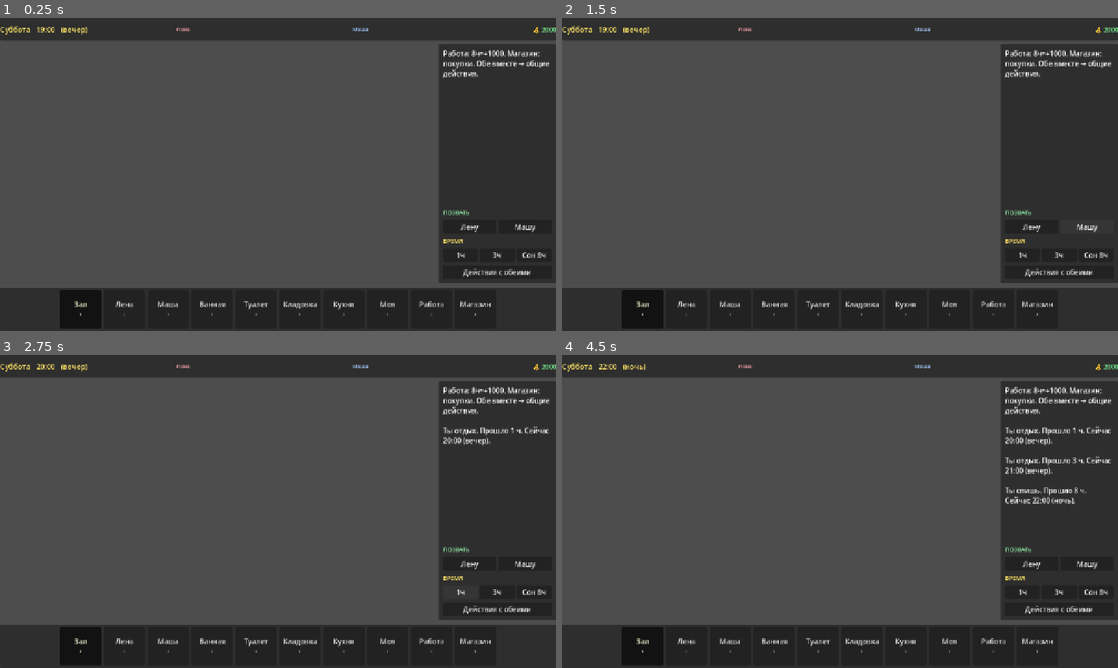
Above: before the commit, frames 1-4 (two rows, left to right).
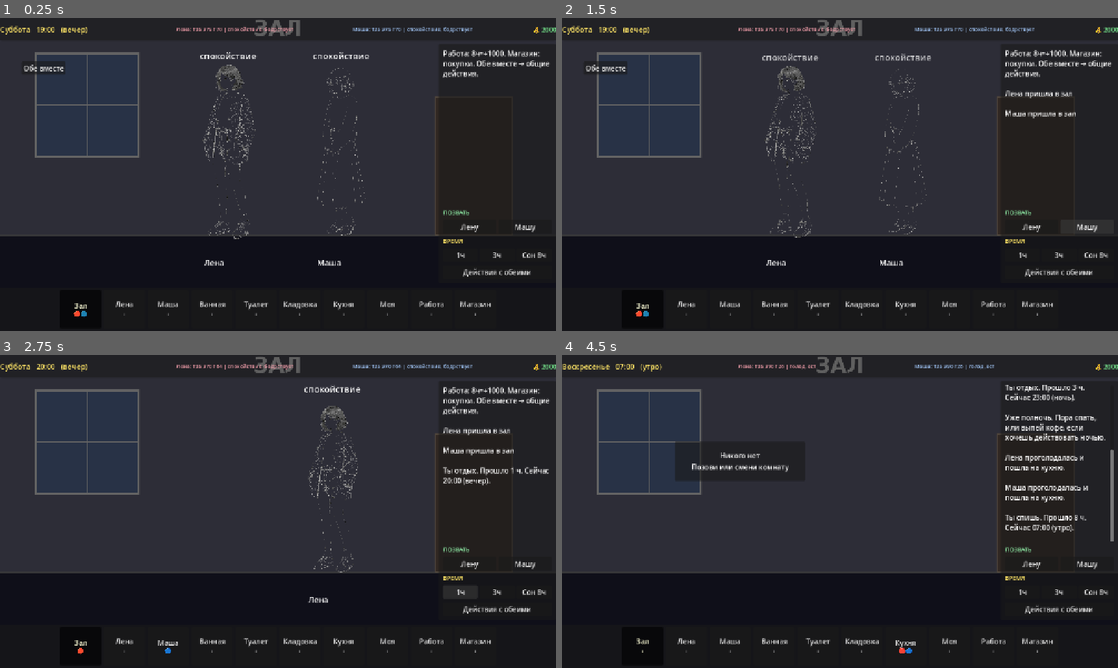
Above: after the commit, the same moments.

Repository: igodchrono/adult_roommates_godot
Game: Godot game, scene res://scenes/main.tscn
Same seed, same stepped clock (60 frames per second), same inputs: the game is played once before the commit and once after it.
Inputs (mouse positions are in pixels of both pictures, inside the frame that each line leads up to):
- Up to frame 1 (0.25 s): no input
- Up to frame 2 (1.5 s): click "Лену" at 0.5 s; click "Машу" at 1.25 s
- Up to frame 3 (2.75 s): click "1ч" at 2 s
- Up to frame 4 (4.5 s): click "3ч" at 2.75 s; click "Сон 8ч" at 3.5 s; click (840, 524) at 4.25 s, where only the run after the commit has a clickable "OK"

The runs differ from the first frame. In frame 1, 68% of the frame differs, in the area x 0-100%, y 0-100%; in frame 2, 68%; in frame 3, 69%; in frame 4, 71%.
Error before the commit: Parse Error: Identifier "mood_value" not declared in the current scope. (res://scripts/character.gd:76)

Commit message:
Declare mood_value and has_blanket

Diff:
--- a/scripts/character.gd
+++ b/scripts/character.gd
@@ -16,8 +16,10 @@
 var energy: int = 75
 var hunger: int = 70
 var hygiene: int = 80
+var mood_value: int = 60
 var emotion: String = "спокойствие"
 var shown_emotion: String = ""
+var has_blanket: bool = true
 
 var effects := {
 	"no_sleep_night": false,
